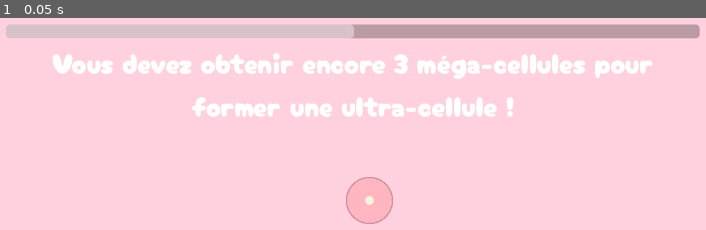
Above: before the commit, frame 1.
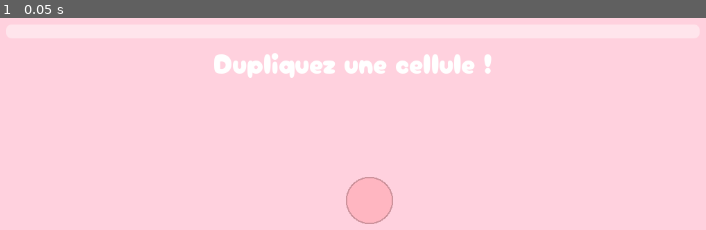
Above: after the commit, the same moment.

Repository: JungoQuentin/Doom2
Game: Godot game, scene res://main.tscn
Same seed, same stepped clock (60 frames per second), same inputs: the game is played once before the commit and once after it.
Inputs:
- Up to frame 1 (0.05 s): no input

The runs differ from the first frame. In frame 1, 11% of the frame differs, in the area x 0-100%, y 2-89%.

Commit message:
Milestones

Diff:
--- a/node_2d.gd
+++ b/node_2d.gd
@@ -7,7 +7,7 @@
 const h: float = 50.0; # Cell size
 const overh_type1: float = 1.33;
 const overh_type2: float = 1.2 * 3;
-const overh_type3: float = 1.1 * 4.5;
+const overh_type3: float = 1.15 * 4.5;
 const cam_smoothing: float = 0.005;
 
 const type1_color: Color = Color.LIGHT_PINK;
@@ -101,7 +101,7 @@
 			color = color.darkened(0.1)
 		draw_circle(pos, h/2 * overh, color, true)
 		draw_circle(pos, h/2 * overh, color.darkened(0.2), false, 2)
-
+	"""
 	for coord in coords: # DEBUG
 		var cell_type = coords[coord].cell_type
 		var col
@@ -112,7 +112,7 @@
 		else:
 			col = Color.DODGER_BLUE
 		draw_circle(tile_to_pos(coord), h/8, col, true)
-
+	"""
 	# draw_circle(tile_to_pos(mouse_tile), h/2 * overh, Color.INDIAN_RED, false, 3)
 
 
@@ -182,7 +182,6 @@
 				cells.insert(place_to_insert, new_cell);
 				return
 		current_center = Utils.moved_in_dir(current_center, spawn_dir);
-		print(spawn_dir, current_center)
 
 func pos_to_tile(pos: Vector2) -> Vector2i:
 	var odd = int(pos.y / h - 0.5) % 2
--- a/ui.gd
+++ b/ui.gd
@@ -1,7 +1,26 @@
 extends CanvasLayer
 
 @onready var total_cells: Label = $TopBar/C1/TotalCells
+@onready var current_goal: Label = $TopBar/C2/CurrentGoal
+@onready var progress_bar: ProgressBar = $TopBar/C2/ProgressBar
 @onready var game: Doom2 = $"../Game"
+
+var goal_step: int = 0;
+
+const goals: Array[String] = [
+	"Dupliquez une cellule !",
+	"Obtenir 12 cellules",
+	"Former une Super cellule",
+	"Obtenir 50 cellules",
+	"Former 5 Super cellules",
+	"Former une cellule usine",
+	"Obtenir 150 cellules",
+	"Former 5 cellules usines",
+	"Obtenir 500 cellules",
+	"Obtenir 1000 cellules",
+	"Obtenir 2000 cellules",
+]
+
 
 func _ready() -> void:
 	var reset_button: TextureButton = $TopBar/C3/Reset
@@ -10,14 +29,74 @@
 
 func _process(_delta: float) -> void:
 	var tot = 0
+	var nb_super_cells = 0
+	var nb_factory_cells = 0
 	for cell in game.cells:
 		if cell.cell_type == Cell.CellType.TYPE1:
 			tot += 1
 		elif cell.cell_type == Cell.CellType.TYPE2:
 			tot += 15
+			nb_super_cells += 1
 		elif cell.cell_type == Cell.CellType.TYPE3:
 			tot += 100
+			nb_factory_cells += 1
 	total_cells.text = str(tot)
+
+	if goal_step == 0:
+		progress_bar.max_value = 1
+		progress_bar.value = 0
+		if tot >= 2:
+			progress_bar.value = 1
+			goal_step += 1
+	elif goal_step == 1:
+		progress_bar.max_value = 12
+		progress_bar.value = tot
+		if tot >= 12:
+			goal_step += 1
+	elif goal_step == 2:
+		progress_bar.value = tot
+		if nb_super_cells >= 1:
+			goal_step += 1
+	elif goal_step == 3:
+		progress_bar.max_value = 50
+		progress_bar.value = tot
+		if tot >= 50:
+			goal_step += 1
+	elif goal_step == 4:
+		progress_bar.max_value = 5
+		progress_bar.value = nb_super_cells
+		if nb_super_cells >= 5:
+			goal_step += 1
+	elif goal_step == 5:
+		if nb_factory_cells >= 1:
+			goal_step += 1
+	elif goal_step == 6:
+		progress_bar.max_value = 150
+		progress_bar.value = tot
+		if tot >= 150:
+			goal_step += 1
+	elif goal_step == 7:
+		progress_bar.max_value = 5
+		progress_bar.value = nb_factory_cells
+		if nb_factory_cells >= 5:
+			goal_step += 1
+	elif goal_step == 8:
+		progress_bar.max_value = 500
+		progress_bar.value = tot
+		if tot >= 500:
+			goal_step += 1
+	elif goal_step == 9:
+		progress_bar.max_value = 1000
+		progress_bar.value = tot
+		if tot >= 1000:
+			goal_step += 1
+	elif goal_step == 10:
+		progress_bar.max_value = 2000
+		progress_bar.value = tot
+		if tot >= 2000:
+			goal_step += 1
+
+	current_goal.text = goals[goal_step]
 
 
 func on_click_reset() -> void:
--- a/ui.tscn
+++ b/ui.tscn
@@ -1,10 +1,24 @@
-[gd_scene load_steps=6 format=3 uid="uid://3xsovfg5vqyt"]
+[gd_scene load_steps=8 format=3 uid="uid://3xsovfg5vqyt"]
 
 [ext_resource type="Script" uid="uid://i02x5ha2jljy" path="res://ui.gd" id="1_ibotj"]
 [ext_resource type="FontFile" uid="uid://c2evp0lb2lg4v" path="res://assets/fonts/CherryBombOne-Regular.ttf" id="1_nltto"]
 [ext_resource type="Texture2D" uid="uid://cchx8b0jtunqm" path="res://assets/img/reset-svgrepo-com.svg" id="2_ibotj"]
 [ext_resource type="Texture2D" uid="uid://dwlxksh3ja74w" path="res://assets/img/reset-svgrepo-com-click.svg" id="3_n5ude"]
 [ext_resource type="Texture2D" uid="uid://dfu821w7yg3yu" path="res://assets/img/reset-svgrepo-com-hover.svg" id="4_y4yjw"]
+
+[sub_resource type="StyleBoxFlat" id="StyleBoxFlat_ibotj"]
+bg_color = Color(1, 1, 1, 0.423529)
+corner_radius_top_left = 8
+corner_radius_top_right = 8
+corner_radius_bottom_right = 8
+corner_radius_bottom_left = 8
+
+[sub_resource type="StyleBoxFlat" id="StyleBoxFlat_n5ude"]
+bg_color = Color(0.670759, 0.938451, 0.914701, 1)
+corner_radius_top_left = 8
+corner_radius_top_right = 8
+corner_radius_bottom_right = 8
+corner_radius_bottom_left = 8
 
 [node name="UI" type="CanvasLayer"]
 script = ExtResource("1_ibotj")
@@ -35,6 +49,8 @@
 [node name="ProgressBar" type="ProgressBar" parent="TopBar/C2"]
 custom_minimum_size = Vector2(1000, 20)
 layout_mode = 2
+theme_override_styles/background = SubResource("StyleBoxFlat_ibotj")
+theme_override_styles/fill = SubResource("StyleBoxFlat_n5ude")
 value = 50.0
 show_percentage = false
 
@@ -44,7 +60,7 @@
 size_flags_horizontal = 4
 theme_override_fonts/font = ExtResource("1_nltto")
 theme_override_font_sizes/font_size = 40
-text = "Vous devez obtenir encore 3 méga-cellules pour former une ultra-cellule !"
+text = "Dupliquez une cellule !"
 horizontal_alignment = 1
 autowrap_mode = 2
 
